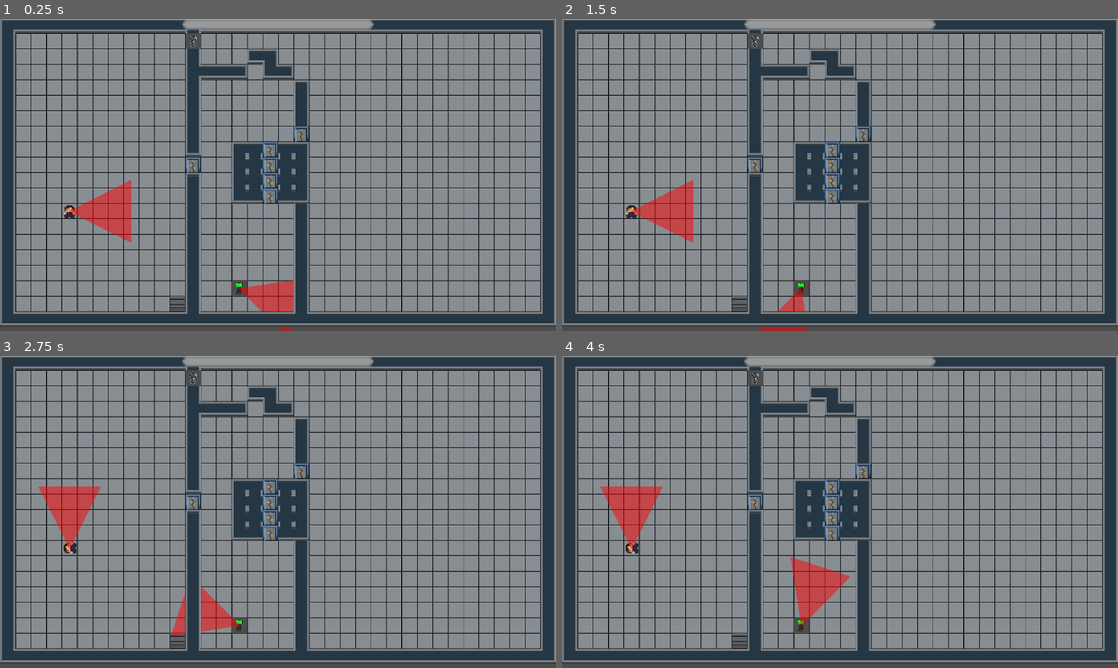
Above: before the commit, frames 1-4 (two rows, left to right).
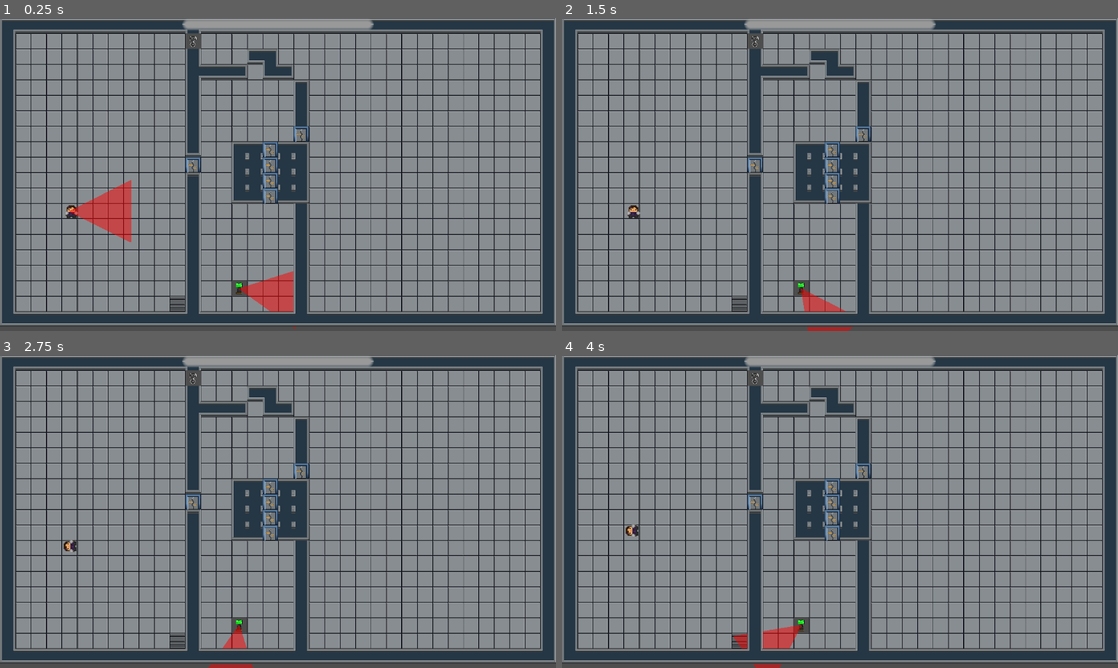
Above: after the commit, the same moments.

Repository: paralinguist/Heist-Server
Game: Godot game, scene res://game.tscn
The game is run twice, just before and just after one commit, with the same random seed, the same clock (stepped at 60 frames per second) and the same inputs.
Inputs:
- Up to frame 1 (0.25 s): no input
- Up to frame 2 (1.5 s): hold Right (right) 0.53-1.28 s; tap Space (use) at 0.6 s; tap Q (distract, bound only after the commit) at 0.8, 1.35 s; hold Down (down) from 1.28 s (still down)
- Up to frame 3 (2.75 s): tap Space (use) at 1.55, 2.1 s; release Down (down) at 2.03 s; hold Right (right) from 2.03 s (still down); tap Q (distract, bound only after the commit) at 2.3 s
- Up to frame 4 (4 s): release Right (right) at 2.78 s; hold Up (up) 2.78-3.53 s; tap Q (distract, bound only after the commit) at 2.85, 3.8 s; tap Space (use) at 3.05, 3.6 s; hold Left (left) from 3.53 s (still down)

The runs differ from the first frame. In frame 1, 0.3% of the frame differs, in the area x 11-54%, y 59-100%; in frame 2, 1.9%; in frame 3, 2.2%; in frame 4, 2.9%, in the area x 6-52%, y 42-100%.

Commit message:
guard AI

Diff:
--- a/camera.gd
+++ b/camera.gd
@@ -1,6 +1,6 @@
 extends hackpickable
 var searching := true
-var rot_speed := 5.0
+var rot_speed := 10.0
 
 func _ready() -> void:
     is_pickable = false
--- a/default_npc.tscn
+++ b/default_npc.tscn
@@ -1,14 +1,21 @@
-[gd_scene load_steps=4 format=3 uid="uid://cxkg0auxroxei"]
+[gd_scene load_steps=5 format=3 uid="uid://cxkg0auxroxei"]
 
 [ext_resource type="Script" path="res://guard.gd" id="1_t7eqp"]
 [ext_resource type="Texture2D" uid="uid://dhbnmu85adclf" path="res://Particles/Cone.png" id="2_2ocmm"]
 [ext_resource type="Texture2D" uid="uid://b8vk20xfpausr" path="res://assets/Characters/Characters/Guards/Guard A.png" id="2_60ice"]
 
+[sub_resource type="Curve2D" id="Curve2D_tm24p"]
+_data = {
+"points": PackedVector2Array(0, 0, 0, 0, 0, 0, 0, 0, 0, 0, 390, -194)
+}
+point_count = 2
+
 [node name="Default_NPC" type="CharacterBody2D" groups=["Guard"]]
-collision_layer = 3
+collision_layer = 10
 script = ExtResource("1_t7eqp")
 
 [node name="Sprite2D" type="Sprite2D" parent="."]
+position = Vector2(8, 0)
 scale = Vector2(4, 4)
 texture = ExtResource("2_60ice")
 
@@ -16,14 +23,30 @@
 scale = Vector2(0.45, 0.45)
 polygon = PackedVector2Array(59.1, -64, -59, -64, -63.8, -59, -64, 61, -60.3, 64, 59.6, 64, 63.9, 59, 64, -61.1)
 
-[node name="Sprite2D2" type="Sprite2D" parent="."]
+[node name="Timer" type="Timer" parent="."]
+wait_time = 1.5
+autostart = true
+
+[node name="Path2D" type="Path2D" parent="."]
+curve = SubResource("Curve2D_tm24p")
+
+[node name="PlayerCapture" type="Area2D" parent="."]
+collision_layer = 0
+collision_mask = 4
+
+[node name="Sprite2D2" type="Sprite2D" parent="PlayerCapture"]
 modulate = Color(1, 0, 0, 0.498039)
 position = Vector2(128, 0)
 rotation = -1.5708
 texture = ExtResource("2_2ocmm")
 
-[node name="Timer" type="Timer" parent="."]
-wait_time = 2.0
-autostart = true
+[node name="CollisionPolygon2D" type="CollisionPolygon2D" parent="PlayerCapture"]
+polygon = PackedVector2Array(-1, 1, 256, 129, 256, -129)
+
+[node name="DistractTimer" type="Timer" parent="."]
+wait_time = 5.0
+one_shot = true
 
 [connection signal="timeout" from="Timer" to="." method="_on_timer_timeout"]
+[connection signal="body_entered" from="PlayerCapture" to="." method="_on_player_capture_body_entered"]
+[connection signal="timeout" from="DistractTimer" to="." method="_on_distract_timer_timeout"]
--- a/default_player.tscn
+++ b/default_player.tscn
@@ -51,7 +51,7 @@
 }]
 
 [node name="DefaultPlayer" type="CharacterBody2D" groups=["Player"]]
-collision_layer = 5
+collision_layer = 12
 script = ExtResource("1_n837o")
 is_test = true
 
--- a/game.tscn
+++ b/game.tscn
@@ -88,3 +88,5 @@
 theme_override_styles/fill = SubResource("StyleBoxFlat_a23oj")
 rounded = true
 show_percentage = false
+
+[editable path="Default_NPC"]
--- a/guard.gd
+++ b/guard.gd
@@ -3,14 +3,38 @@
 var next_rot := true
 const GRID_SIZE := 32
 
+var starting_tile : Vector2i
+var ending_tile : Vector2i
+var going_to_end := true
+var trapped := []
+
+func position_to_tile(pos: Vector2) -> Vector2i:
+    pos.x -= GRID_SIZE/2
+    pos.y -= GRID_SIZE/2
+    var tile_pos := Vector2i.ZERO
+    tile_pos.x = roundi(pos.x/GRID_SIZE + 0.001)
+    tile_pos.y = roundi(pos.y/GRID_SIZE + 0.001)
+    return tile_pos
 # Called when the node enters the scene tree for the first time.
 func _ready() -> void:
     super()
     item_type = "guard"
+    starting_tile = position_to_tile(global_position)
+    ending_tile = position_to_tile(global_position+$Path2D.curve.get_point_position(1)*scale)
 
 # Called every frame. 'delta' is the elapsed time since the previous frame.
 func _process(delta: float) -> void:
-    pass
+    for p in trapped:
+        p.global_position = global_position
+    if Input.is_action_just_pressed("distract"):
+        untrap_players()
+        $DistractTimer.start()
+
+func use(player: String, action: String):
+    if action == "distract":
+        $DistractTimer.start()
+        untrap_players()
+
 
 func move(direction: int):
     var old_position := position
@@ -18,13 +42,65 @@
     #True if collision, in which case move back. False if move was successful
     if self.move_and_collide(move_direction, false):
         position = old_position
+    if position_to_tile(global_position) == ending_tile:
+        going_to_end = false
+    elif position_to_tile(global_position) == starting_tile:
+        going_to_end = true
 
+func is_direction_free(direction: int) -> bool:
+    #True if collision, in which case move back. False if move was successful
+    var move_direction := GRID_SIZE * Vector2(1, 0).rotated(direction * TAU/4.0)
+    return self.move_and_collide(move_direction, true) == null
 func _on_timer_timeout() -> void:
     if next_rot:
-        rotation = randi()%4 * TAU/4
+        var possible_rotations := []
+        for d in range(4):
+            if is_direction_free(d):
+                possible_rotations.append(d)
+        var ideal_collisions = []
+        var goal_direction := Vector2i.ZERO
+        var current_tile := position_to_tile(global_position)
+        if going_to_end:
+            goal_direction = ending_tile-current_tile
+        else:
+            goal_direction = starting_tile-current_tile
+        if goal_direction.x != 0:
+            var target_dir = -1*(goal_direction.x/abs(goal_direction.x)-1)
+            if target_dir in possible_rotations:
+                ideal_collisions.append(target_dir)
+        if goal_direction.y != 0:
+            var target_dir = (goal_direction.y/abs(goal_direction.y))*-1+2
+            if target_dir in possible_rotations:
+                ideal_collisions.append(target_dir)
+        var go_direction = randi()%4
+        if len(ideal_collisions) > 0:
+            go_direction = ideal_collisions.pick_random()
+        elif len(possible_rotations) > 0:
+            go_direction = possible_rotations.pick_random()
+            going_to_end = !going_to_end
+
+        rotation = go_direction * TAU/4
     else:
         move(round(rotation/(TAU/4)))
     next_rot = not next_rot
 
 func get_actions():
     return ["charm", "distract", "earpiece"]
+
+func untrap_players():
+    trapped = []
+    $PlayerCapture/Sprite2D2.visible = false
+    $PlayerCapture/CollisionPolygon2D.disabled = true#Vector2(10000, 100000)
+
+func enable_trapping():
+    $PlayerCapture/Sprite2D2.visible = true
+    $PlayerCapture/CollisionPolygon2D.disabled = false#Vector2.ZERO
+
+
+func _on_player_capture_body_entered(body: Node2D) -> void:
+    if body not in trapped:
+        trapped.append(body)
+
+
+func _on_distract_timer_timeout() -> void:
+    enable_trapping()
--- a/project.godot
+++ b/project.godot
@@ -54,6 +54,11 @@
 "events": [Object(InputEventKey,"resource_local_to_scene":false,"resource_name":"","device":-1,"window_id":0,"alt_press …(191 unchanged characters)…
 ]
 }
+distract={
+"deadzone": 0.5,
+"events": [Object(InputEventKey,"resource_local_to_scene":false,"resource_name":"","device":-1,"window_id":0,"alt_pressed":false,"shift_pressed":false,"ctrl_pressed":false,"meta_pressed":false,"pressed":false,"keycode":0,"physical_keycode":81,"key_label":0,"unicode":113,"location":0,"echo":false,"script":null)
+]
+}
 
 [rendering]
 
